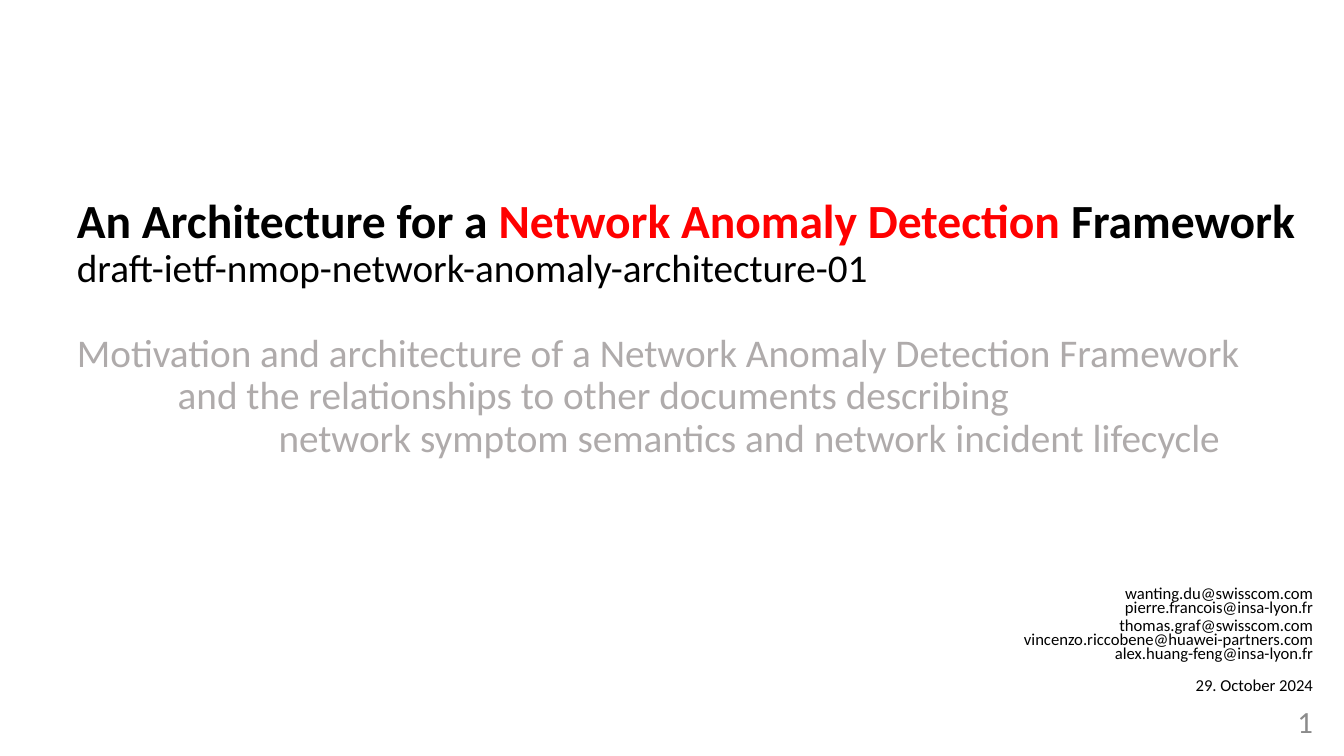
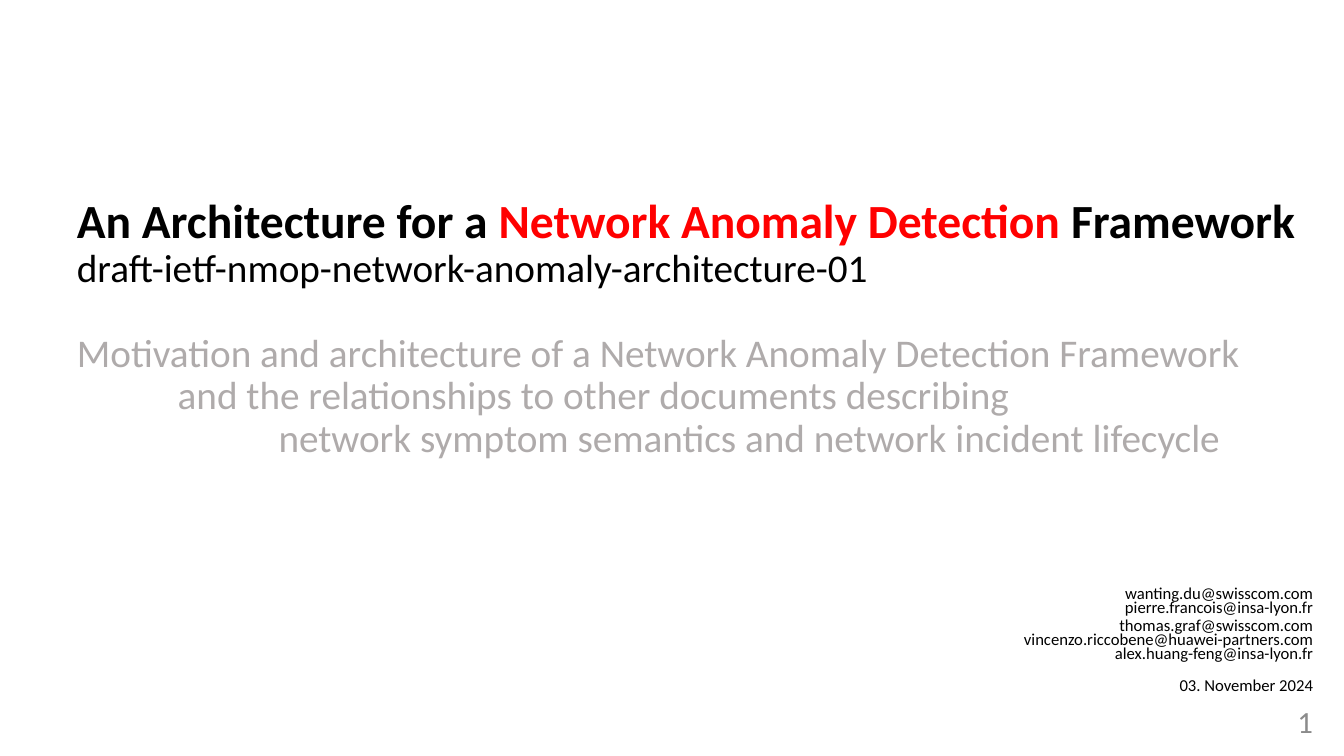
Before and after one commit to network-analytics/ietf-network-analytics-document-status, a slide deck: slide 1 of 121/NMOP/draft-ietf-nmop-network-anomaly-architecture-semantics-lifecycle.pptx. Drawn at 1344x756 pixels with LibreOffice and Linux fonts; fonts in the diff are those of the drawing. Boxes give left, top, right and bottom in pixels: in the first picture for what was removed or moved away, otherwise in the second. Text is boxed around its words. In the diff, an @@ line names an element or a change of style, - is before the commit and + after.

```diff
--- a/121/NMOP/draft-ietf-nmop-network-anomaly-architecture-semantics-lifecycle.pptx
+++ b/121/NMOP/draft-ietf-nmop-network-anomaly-architecture-semantics-lifecycle.pptx
@@ text at (x1=1180, y1=679, x2=1313, y2=691): text changed @@
-29. October 2024
+03. November 2024
```
Also in this commit, not shown: 5 other slides changed, 5 slides added, 1 other file.
